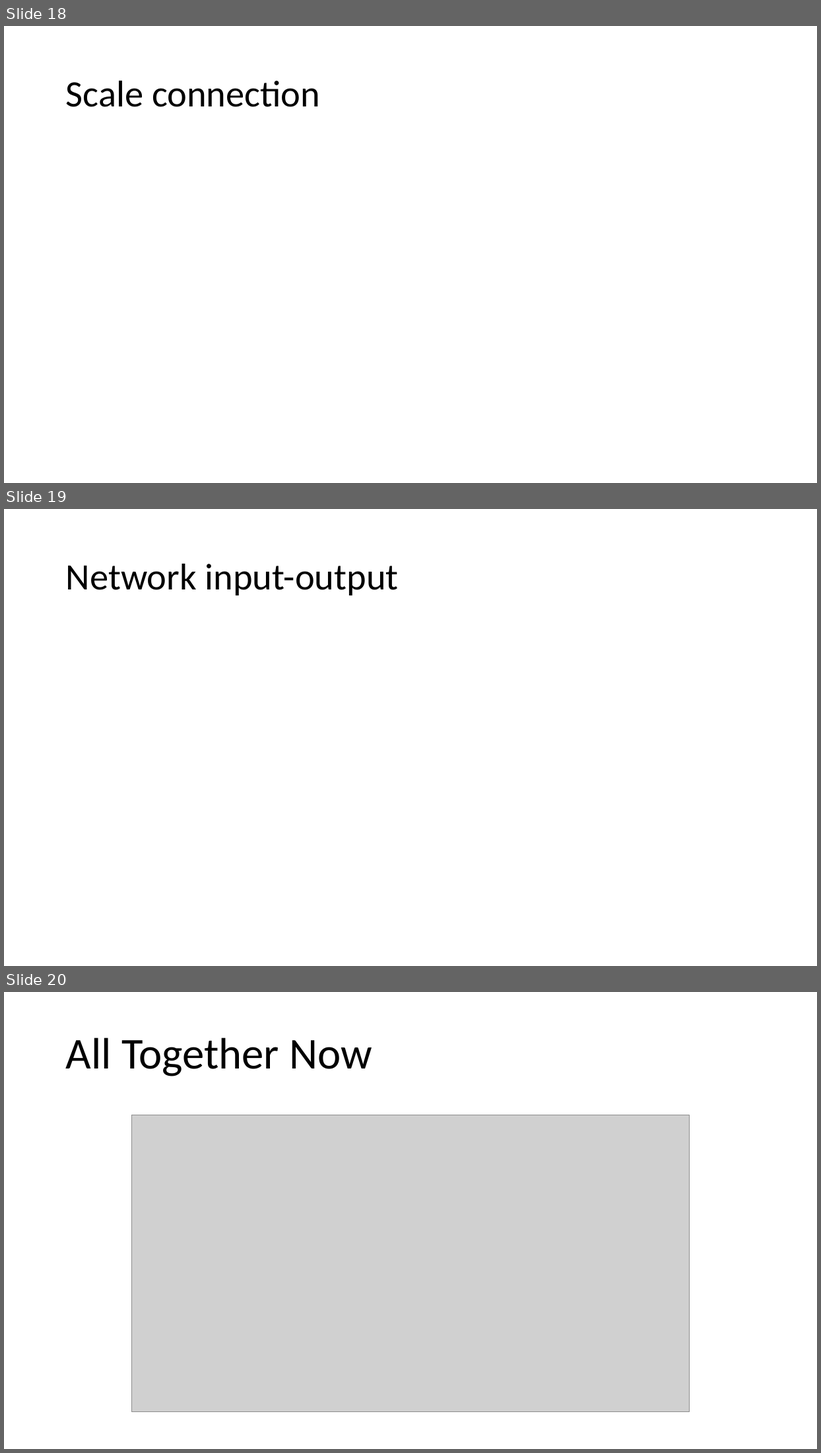
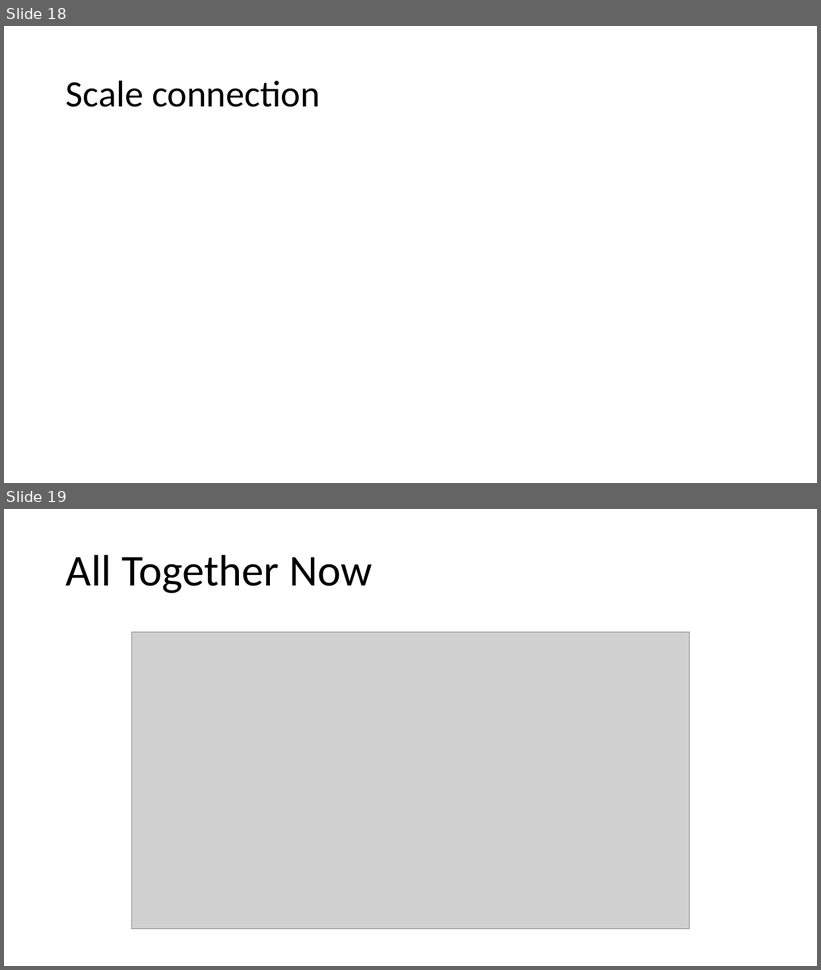
Before and after one commit to Tomlevron/Digital-image-processing, a slide deck: Slideshow/Scale-recurrent network for deblurring.pptx. Shown one above the other, each under a label of ours: slides 18, 19 and 20 before the commit, slides 18 and 19 after it. The pictures are 821x1453 and 821x970 pixels, drawn with LibreOffice and Linux fonts; fonts in the diff are those of the drawing; grey boxes stand for pictures. Boxes give left, top, right and bottom in pixels: in the first picture for what was removed or moved away, otherwise in the second. Text is boxed around its words. In the diff, an @@ line names an element or a change of style, - is before the commit and + after.

```diff
--- a/Slideshow/Scale-recurrent network for deblurring.pptx
+++ b/Slideshow/Scale-recurrent network for deblurring.pptx
@@ slide 19 removed at <box>4,509,817,966</box>, background #FFFFFF @@
@@ title removed at <box>66,563,399,595</box> @@
-Network input-output
@@ what was slide 20 is now slide 19 @@
```
Also in this commit, not shown: 3 slides changed, 1 slide added.
